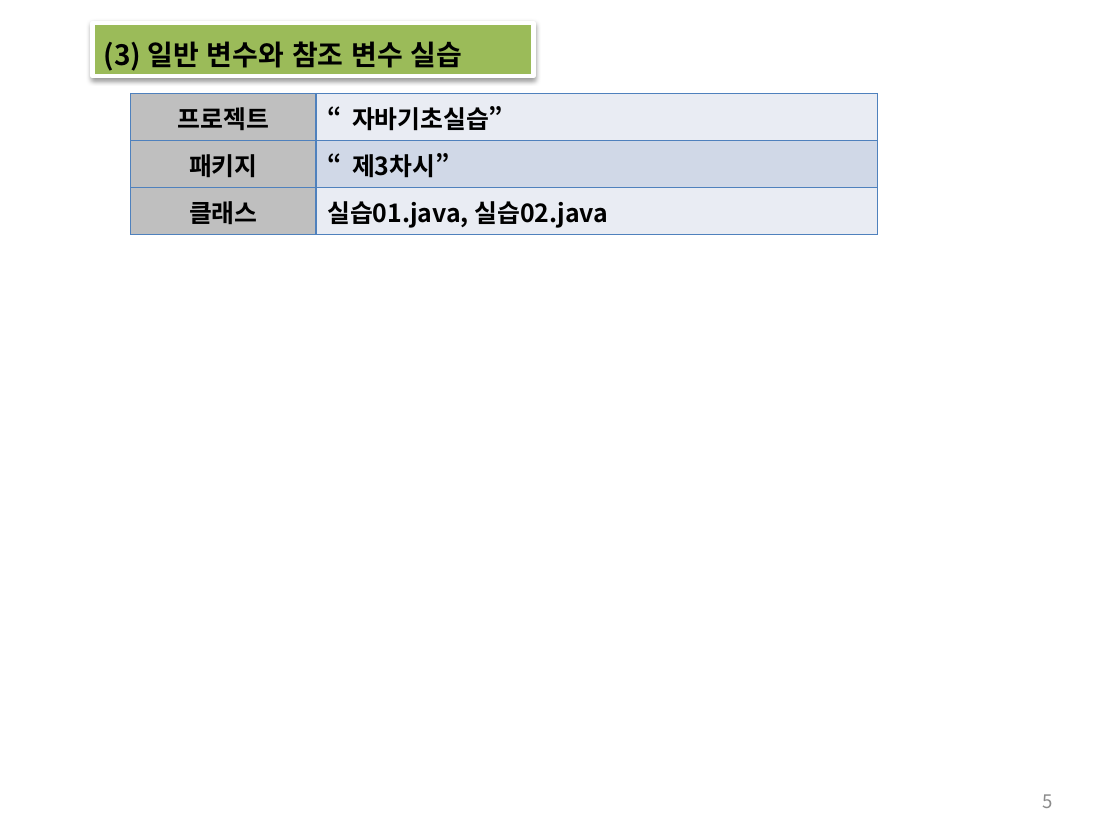
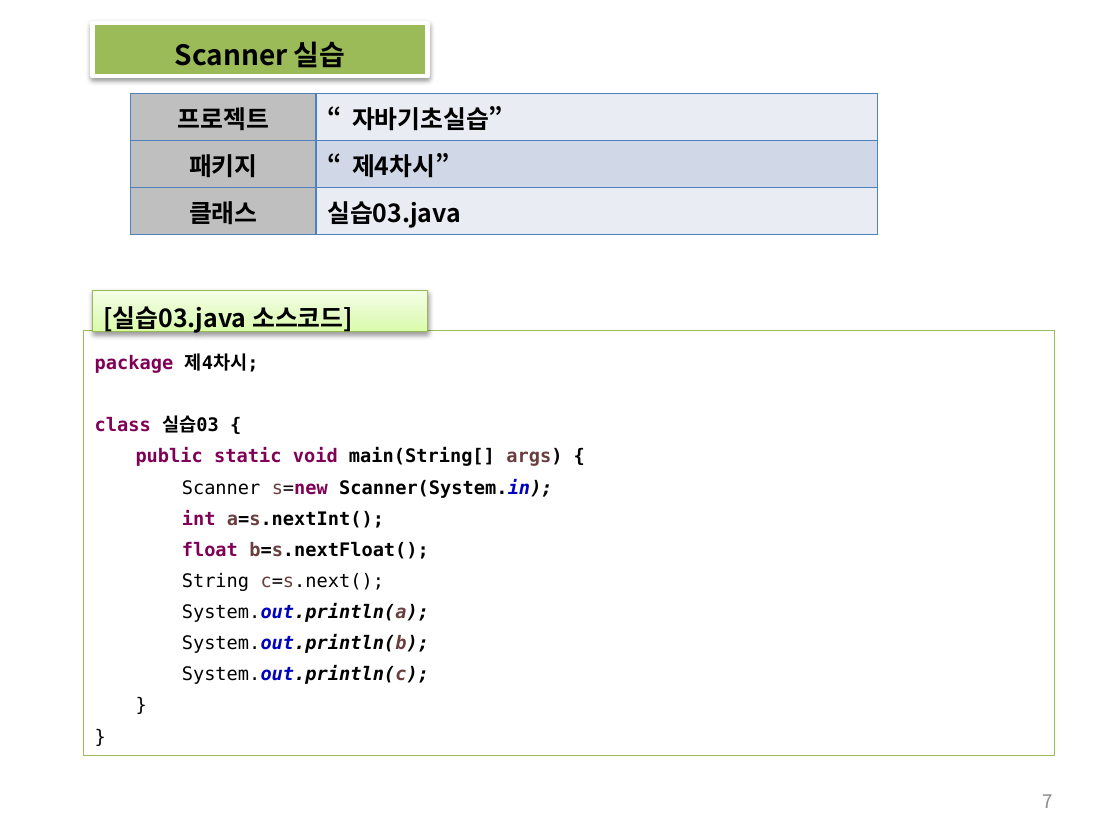
Before and after one commit to histime7/2018JavaClassroom, a slide deck: slide 7 of 수업자료/07_표준 입출력.pptx (slide 5 before the commit). Drawn at 1120x840 pixels with LibreOffice and Linux fonts; fonts in the diff are those of the drawing. Boxes give left, top, right and bottom in pixels: in the first picture for what was removed or moved away, otherwise in the second. Text is boxed around its words. In the diff, an @@ line names an element or a change of style, - is before the commit and + after.

```diff
--- a/수업자료/07_표준 입출력.pptx
+++ b/수업자료/07_표준 입출력.pptx
@@ rectangle "Scanner 실습": place and size @@
-rectangle "Scanner 실습" at <box>93,24,534,76</box>
+rectangle "Scanner 실습" at <box>93,24,428,76</box>
@@ text in rectangle at <box>175,41,346,68</box>: text changed @@
-(3) 일반 변수와 참조 변수 실습
+Scanner 실습
@@ table at <box>131,94,877,235</box> @@
-row 2, column 2: “제3차시”
+row 2, column 2: “제4차시”
-row 3, column 2: 실습01.java, 실습02.java
+row 3, column 2: 실습03.java
@@ rectangle added at <box>93,290,428,332</box>, fill gradient #DAFDA7 to #E4FCC2 to #F5FFE7, outline #98B955 0.75 pt, 16 pt, text #000000, bold @@
+[실습03.java 소스코드]
@@ rectangle added at <box>84,330,1054,755</box>, fill #FFFFFF, outline #9BBB59 0.25 pt, 12 pt, text #000000, bold @@
+package 제4차시;
+class 실습03 {
+public static void main(String[] args) {
+Scanner s=new Scanner(System.in);
+int a=s.nextInt();
+float b=s.nextFloat();
+String c=s.next();
+System.out.println(a);
+System.out.println(b);
+System.out.println(c);
+}
+}
@@ page number at <box>1042,794,1052,808</box>: text changed @@
-5
+7
```
Also in this commit, not shown: 1 other slide changed, 11 slides added, 26 slides removed.
